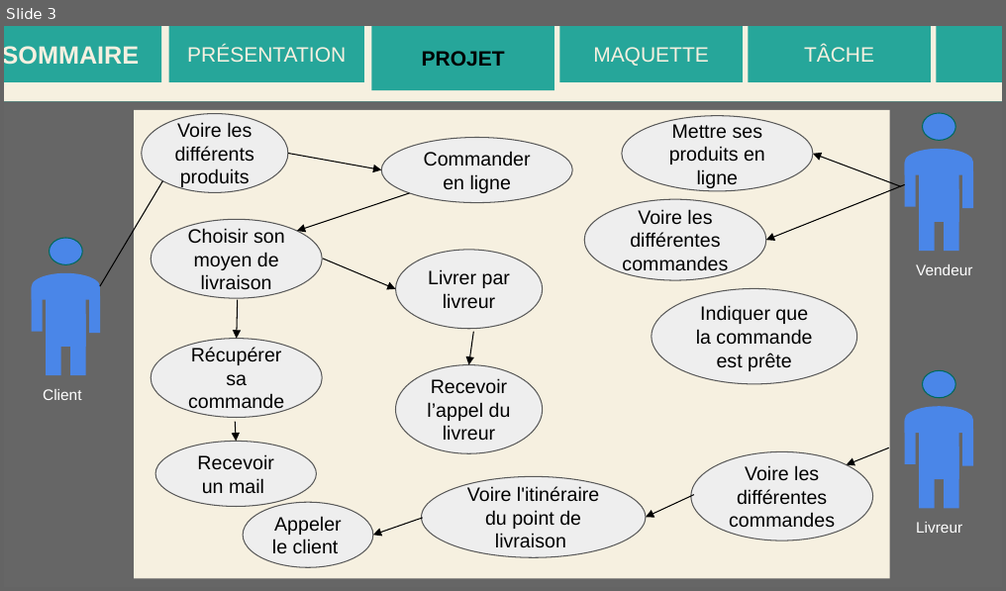
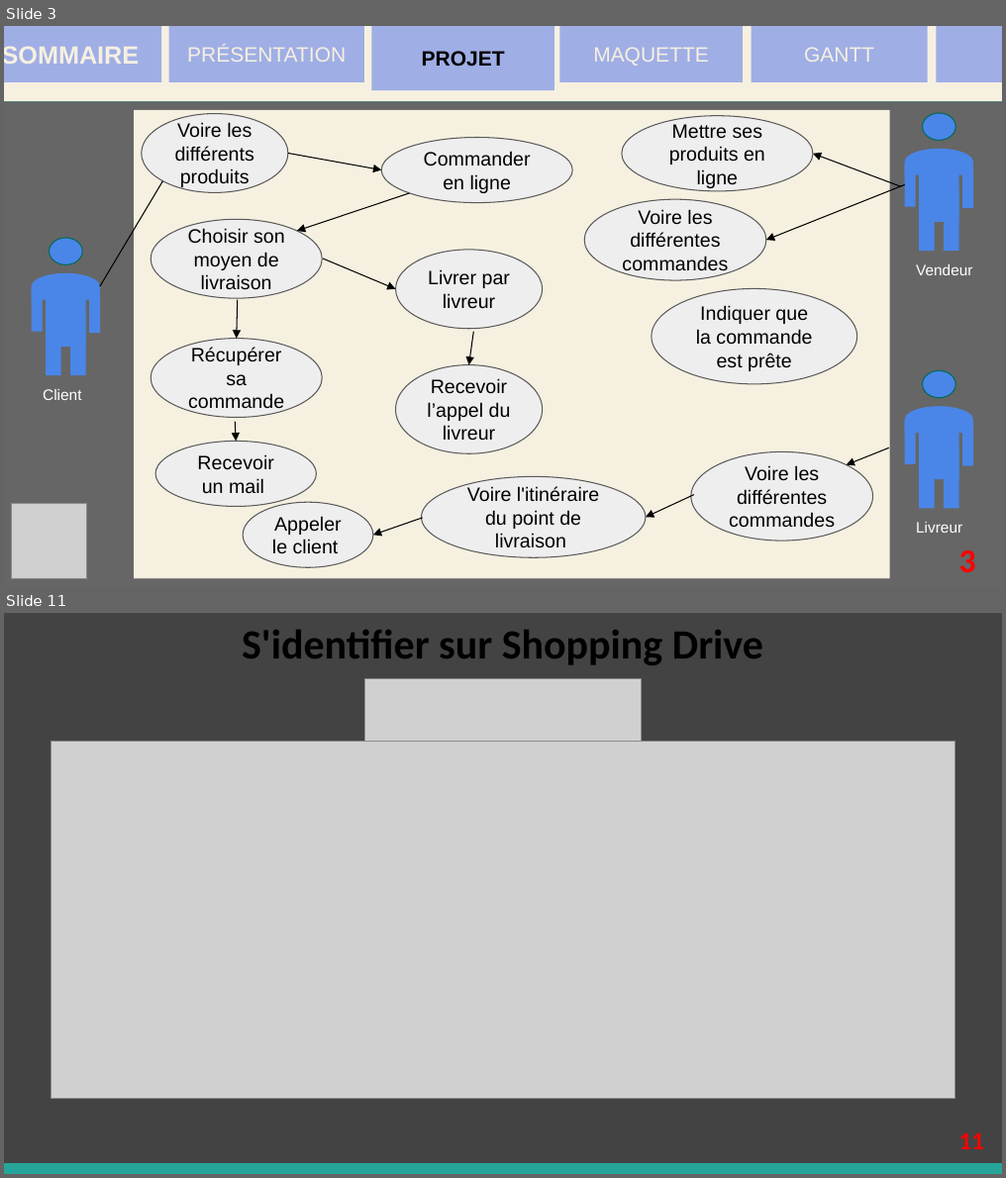
Before and after one commit to JDevs10/Shopping-Drive, a slide deck: docs/ShoppingDrive.pptx. Shown one above the other, each under a label of ours: slide 3 before the commit, slides 3 and 11 after it; the slides between them are not shown. The pictures are 1006x591 and 1006x1178 pixels, drawn with LibreOffice and Linux fonts; fonts in the diff are those of the drawing; grey boxes stand for pictures. Boxes give left, top, right and bottom in pixels: in the first picture for what was removed or moved away, otherwise in the second. Text is boxed around its words. In the diff, an @@ line names an element or a change of style, - is before the commit and + after.

```diff
--- a/docs/ShoppingDrive.pptx
+++ b/docs/ShoppingDrive.pptx
@@ slide 11 added at bbox=[4, 613, 1002, 1174], background #434343 @@
@@ title added at bbox=[242, 630, 763, 665], 30 pt, text #000000, bold @@
+S'identifier sur Shopping Drive
@@ picture added at bbox=[365, 679, 642, 1051] @@
@@ picture added at bbox=[51, 741, 954, 1098] @@
@@ text added at bbox=[959, 1133, 985, 1150], 18 pt, text #FF0000, bold @@
+11
@@ rectangle added at bbox=[4, 1163, 1002, 1174], fill #26A69A @@
@@ slide 3 changed as well @@
@@ fill #26A69A to #9FAEE5 in 6 elements at bbox=[4, 26, 161, 82], bbox=[168, 26, 364, 82], bbox=[372, 26, 554, 91], bbox=[559, 26, 743, 82], bbox=[936, 26, 1002, 82], bbox=[751, 26, 928, 82] @@
@@ rectangle "GANTT": place and size @@
-rectangle "GANTT" at bbox=[747, 26, 930, 82]
+rectangle "GANTT" at bbox=[751, 26, 928, 82]
@@ text in rectangle at bbox=[804, 47, 874, 62]: text changed @@
-TÂCHE
+GANTT
@@ picture added at bbox=[12, 504, 88, 579] @@
@@ text added at bbox=[959, 551, 976, 572], 24 pt, text #FF0000, bold @@
+3
```
Also in this commit, not shown: 6 other slides changed, 6 other slides added, 9 other files.
